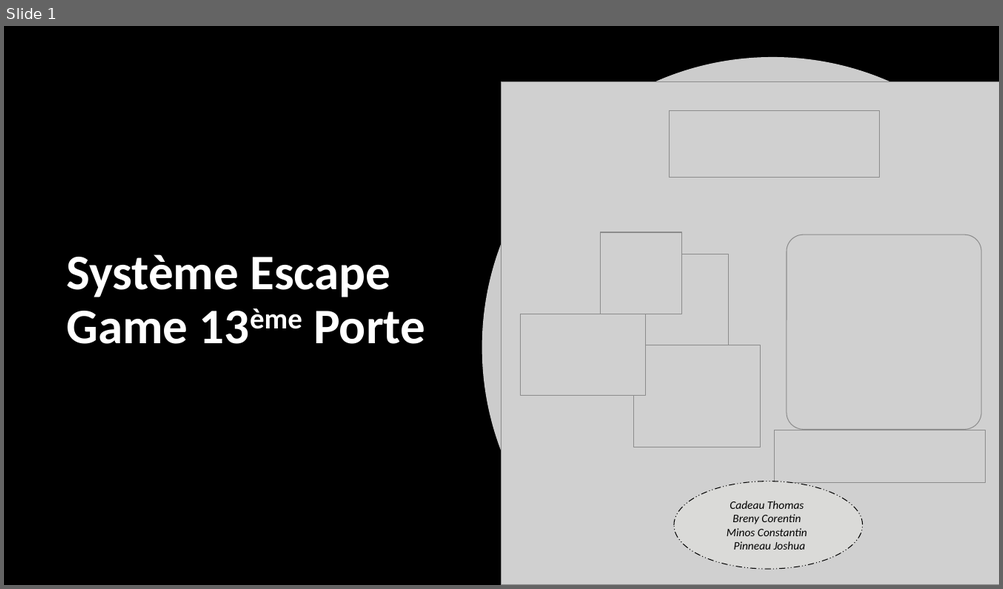
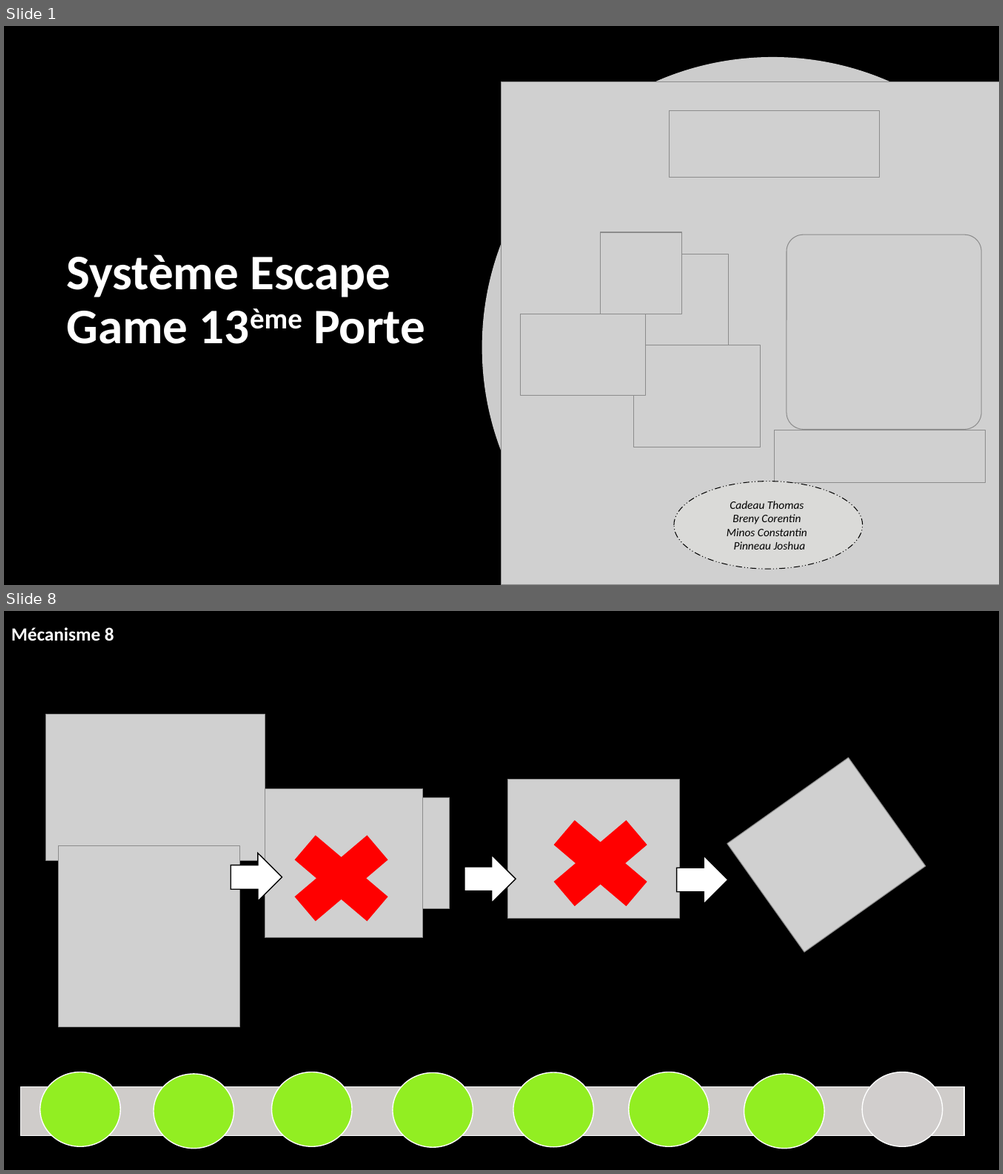
Before and after one commit to corentin-breny/Systeme_Escape_Game_13emePorte, a slide deck: Etudiants/Constantin/Constantin.MInos.RDPno1.pptx. Shown one above the other, each under a label of ours: slide 1 before the commit, slides 1 and 8 after it; the slides between them are not shown. The pictures are 1003x589 and 1003x1174 pixels, drawn with LibreOffice and Linux fonts; fonts in the diff are those of the drawing; grey boxes stand for pictures; background and template pictures are left out. Boxes give left, top, right and bottom in pixels: in the first picture for what was removed or moved away, otherwise in the second. Text is boxed around its words. In the diff, an @@ line names an element or a change of style, - is before the commit and + after.

```diff
--- a/Etudiants/Constantin/Constantin.MInos.RDPno1.pptx
+++ b/Etudiants/Constantin/Constantin.MInos.RDPno1.pptx
@@ slide 8 added at (4, 611, 999, 1170), background picture (left out) @@
@@ rectangle added at (4, 611, 999, 1170), fill #000000 @@
@@ text added at (11, 627, 114, 641), 18 pt, text #FFFFFF, bold @@
+Mécanisme 8
@@ picture added at (45, 715, 265, 861) @@
@@ picture added at (727, 758, 925, 952) @@
@@ picture added at (508, 780, 680, 919) @@
@@ picture added at (264, 789, 423, 938) @@
@@ picture added at (403, 797, 449, 908) @@
@@ cross added at (535, 808, 666, 918), fill #FF0000, outline #FF0000 6 pt @@
@@ cross added at (276, 823, 407, 934), fill #FF0000, outline #FF0000 6 pt @@
@@ picture added at (59, 846, 240, 1028) @@
@@ right arrow added at (231, 854, 282, 902), fill #FFFFFF, outline #000000 1 pt @@
@@ right arrow added at (464, 855, 516, 903), fill #FFFFFF, outline #000000 1 pt @@
@@ right arrow added at (676, 856, 728, 904), fill #FFFFFF, outline #000000 1 pt @@
@@ ellipse added at (40, 1073, 120, 1147), fill #92EE22, outline #FFFFFF 1 pt @@
@@ ellipse added at (153, 1074, 234, 1149), fill #92EE22, outline #FFFFFF 1 pt @@
@@ ellipse added at (272, 1073, 353, 1147), fill #92EE22, outline #FFFFFF 1 pt @@
@@ ellipse added at (392, 1073, 473, 1148), fill #92EE22, outline #FFFFFF 1 pt @@
@@ ellipse added at (514, 1073, 595, 1147), fill #92EE22, outline #FFFFFF 1 pt @@
@@ ellipse added at (629, 1073, 709, 1147), fill #92EE22, outline #FFFFFF 1 pt @@
@@ ellipse added at (744, 1074, 825, 1149), fill #92EE22, outline #FFFFFF 1 pt @@
@@ ellipse added at (862, 1073, 942, 1147), fill #D1CECD, outline #FFFFFF 1 pt @@
@@ rectangle added at (20, 1087, 964, 1136), fill #CFCCCA, outline #FFFFFF 1 pt @@
```
Also in this commit, not shown: 4 slides changed, 3 other slides added, 4 slides removed, 1 other file.
